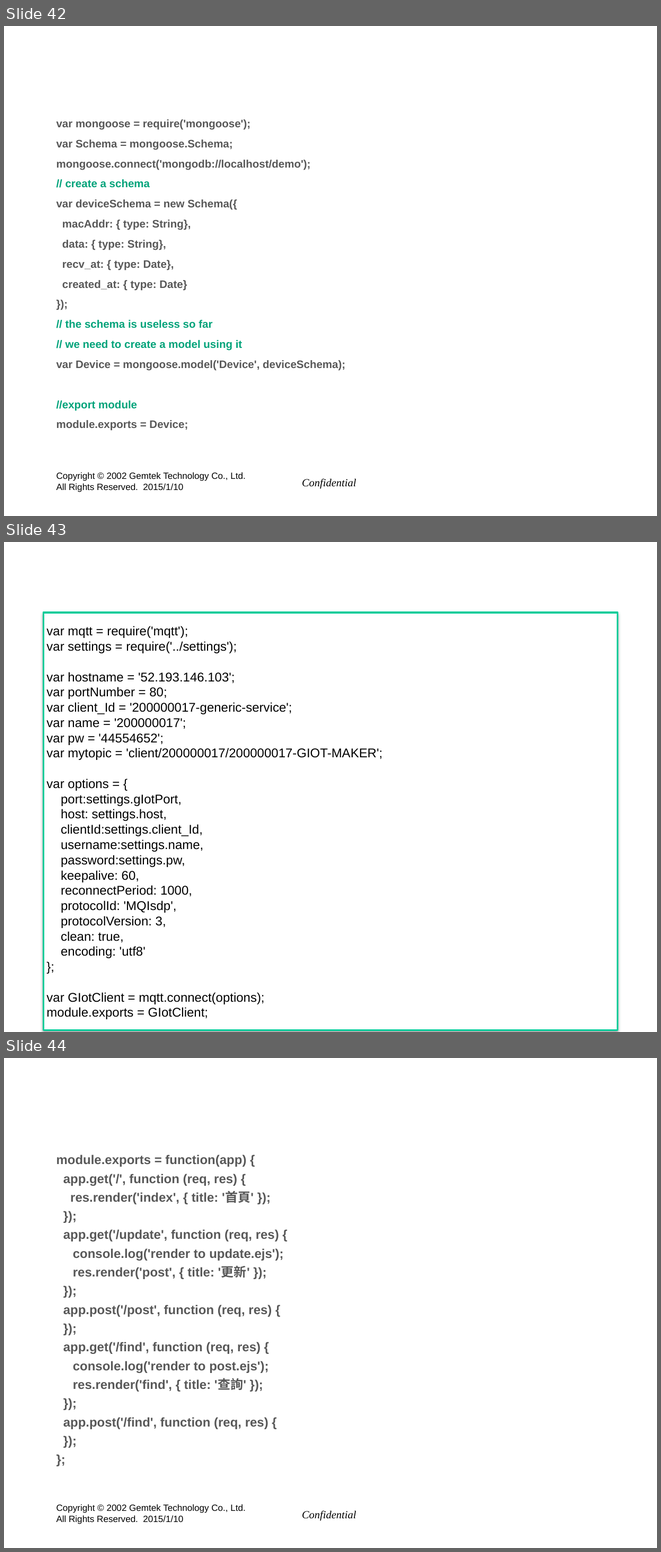
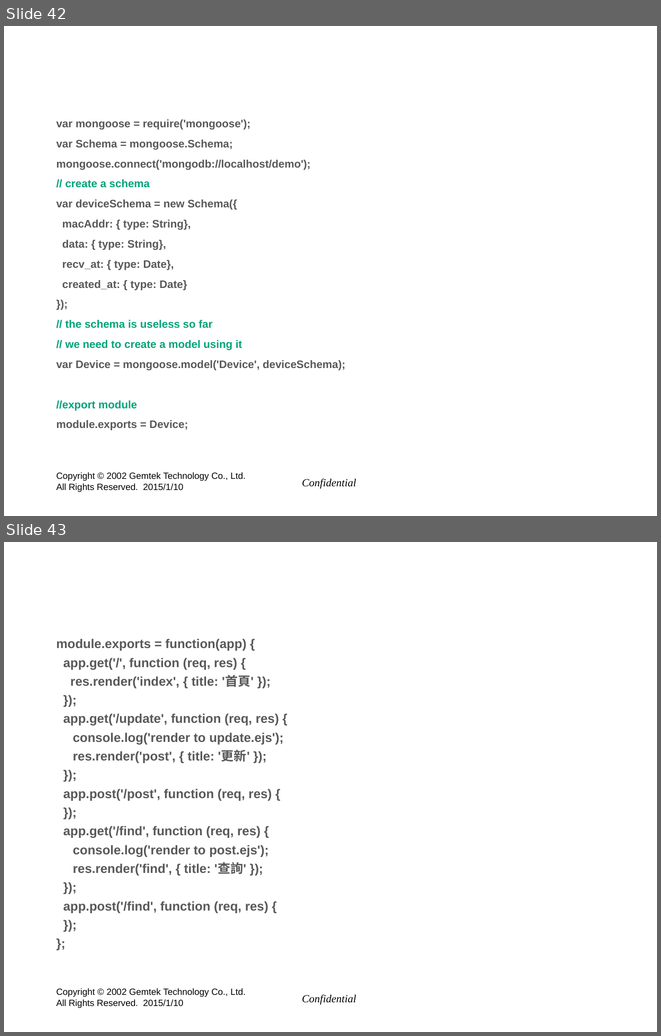
Before and after one commit to hyper570908/tools, a slide deck: doc/GIot_Session(win7).pptx. Shown one above the other, each under a label of ours: slides 42, 43 and 44 before the commit, slides 42 and 43 after it. The pictures are 661x1552 and 661x1036 pixels, drawn with LibreOffice and Linux fonts; fonts in the diff are those of the drawing; background and template pictures are left out. Boxes give left, top, right and bottom in pixels: in the first picture for what was removed or moved away, otherwise in the second. Text is boxed around its words. In the diff, an @@ line names an element or a change of style, - is before the commit and + after.

```diff
--- a/doc/GIot_Session(win7).pptx
+++ b/doc/GIot_Session(win7).pptx
@@ slide 43 removed at box(4, 542, 657, 1032), background picture (left out) @@
@@ rectangle removed at box(43, 612, 617, 1030) @@
@@ text removed at box(46, 626, 382, 1019) @@
-var mqtt = require('mqtt');
-var settings = require('../settings');
-var hostname = '52.193.146.103';
-var portNumber = 80;
-var client_Id = '200000017-generic-service';
-var name = '200000017';
-var pw = '44554652';
-var mytopic = 'client/200000017/200000017-GIOT-MAKER';
-var options = {
-port:settings.gIotPort,
-host: settings.host,
-clientId:settings.client_Id,
-username:settings.name,
-password:settings.pw,
-keepalive: 60,
-reconnectPeriod: 1000,
-protocolId: 'MQIsdp',
-protocolVersion: 3,
-clean: true,
-encoding: 'utf8'
-};
-var GIotClient = mqtt.connect(options);
-module.exports = GIotClient;
@@ title removed at box(126, 748, 382, 1004) @@
-GIot MQTT client模組
@@ what was slide 44 is now slide 43 @@
```
Also in this commit, not shown: 1 slide changed, 1 slide added, 17 other files.
